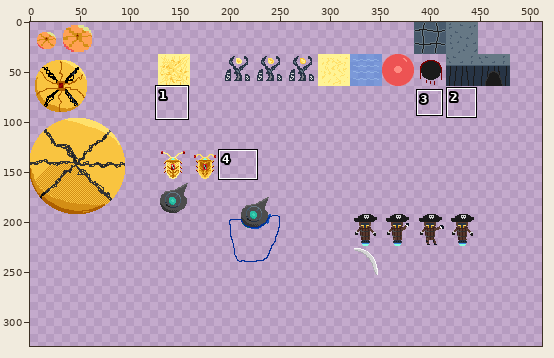
Edited in one commit: sprite sheet (sprites/WaveStrong.png). The first picture is a wide view before the edit; the outline marks the close-up.
Close-up. Old version:
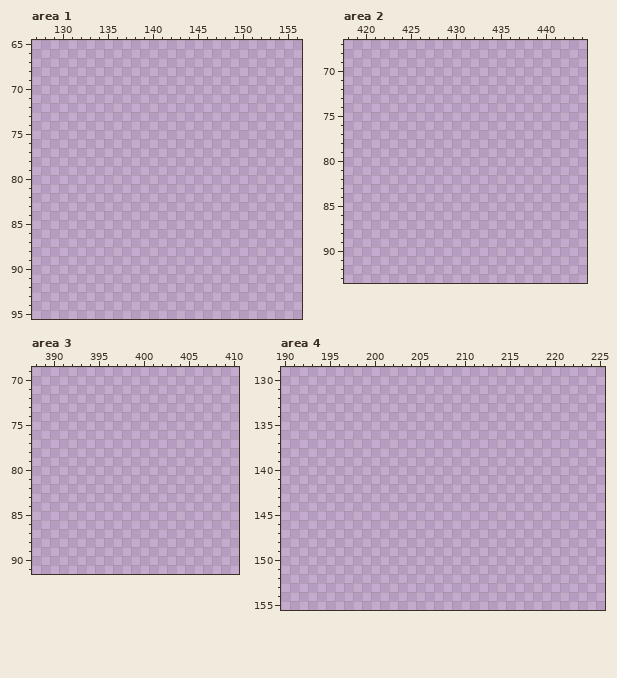
The file is 512x512 pixels. Colours within 5 levels of each other are drawn and written as one. Shown: area 1: x 127..156, y 65..95; area 2: x 418..444, y 67..93; area 3: x 388..410, y 69..91; area 4: x 190..225, y 129..155. The wide view leaves out empty margins. The commit also changed other parts of the picture, which this record leaves out.
Palette (. is transparent): 
And afterwards:
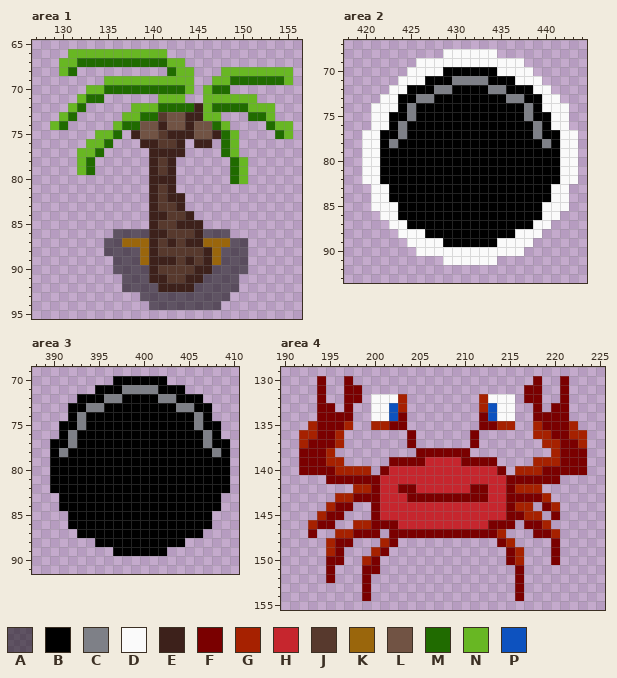
Colours new in this view: A #00000083  B #000000  C #7e8087  D #fafafa  E #3d211b  F #7a0000  G #a62100  H #c6262e  J #57392d  K #9a660c  L #715344  M #206b00  N #68b723  P #0d52bf
Diff:
Changed rows in their new state; - is an unchanged pixel.
Area 1:
first column x 129:
66 --NNNNNNNNNNN--------------
67 -NNMMMMMMMMMMNN------------
68 -NM----------MNN---NNNNNNNN
69 ------NNNNNNNNNN--NNMMMMMMN
70 ----NNMMMMMMMMMN-NMM-------
71 ---NMM------NNN--NNNNNN----
72 --NM-----NNNMMMMENMMMMNNN--
73 -NM-----NNMMJLLEENN---MMN--
74 NM-----NMMLLELLELLMN----MNN
75 -----NNM-ELLJEEELLEMN----MN
76 ----NNM---EEJJE-EE-MN------
77 ---NNM-----EEEE----MN------
78 ---NM------EJE------MN-----
79 ---NM------EJE------MN-----
80 -----------EEE------MN-----
81 -----------EJE-------------
82 -----------EJEE------------
83 -----------EJJE------------
84 -----------EEJJE-----------
85 -----------EJJEEE----------
86 -------AAAAEEJJJEAAA-------
87 ------AAKKKEJEJEEKKKAA-----
88 ------AAAAKEJJJJJEKAAA-----
89 -------AAAKEEEJEJEKAAA-----
90 -------AAAAEJJJJEEAAAA-----
91 --------AAAEEJJEEAAAA------
92 --------AAAAEEEEAAAAA------
93 ----------AAAAAAAAAA-------
94 -----------AAAAAAAA--------
Area 2:
first column x 420:
68 ---------DDDDDD---------
69 ------DDDDDDDDDDDD------
70 -----DDDDBBBBBBDDDD-----
71 ----DDDBBBCCCCBBBDDD----
72 ---DDBBBCCBBBBCCBBBDD---
73 --DDBBCCBBBBBBBBCCBBDD--
74 -DDDBCBBBBBBBBBBBBCBDDD-
75 -DDBBCBBBBBBBBBBBBCBBDD-
76 -DDBCBBBBBBBBBBBBBBCBDD-
77 DDBBCBBBBBBBBBBBBBBCBBDD
78 DDBCBBBBBBBBBBBBBBBBCBDD
79 DDBBBBBBBBBBBBBBBBBBBBDD
80 DDBBBBBBBBBBBBBBBBBBBBDD
81 DDBBBBBBBBBBBBBBBBBBBBDD
82 DDBBBBBBBBBBBBBBBBBBBBDD
83 -DDBBBBBBBBBBBBBBBBBBDD-
84 -DDBBBBBBBBBBBBBBBBBBDD-
85 -DDDBBBBBBBBBBBBBBBBDDD-
86 --DDBBBBBBBBBBBBBBBBDD--
87 ---DDBBBBBBBBBBBBBBDD---
88 ----DDDBBBBBBBBBBDDD----
89 -----DDDDBBBBBBDDDD-----
90 ------DDDDDDDDDDDD------
91 ---------DDDDDD---------
Area 3:
first column x 390:
70 -------BBBBBB-------
71 -----BBBCCCCBBB-----
72 ---BBBCCBBBBCCBBB---
73 --BBCCBBBBBBBBCCBB--
74 --BCBBBBBBBBBBBBCB--
75 -BBCBBBBBBBBBBBBCBB-
76 -BCBBBBBBBBBBBBBBCB-
77 BBCBBBBBBBBBBBBBBCBB
78 BCBBBBBBBBBBBBBBBBCB
79 BBBBBBBBBBBBBBBBBBBB
80 BBBBBBBBBBBBBBBBBBBB
81 BBBBBBBBBBBBBBBBBBBB
82 BBBBBBBBBBBBBBBBBBBB
83 -BBBBBBBBBBBBBBBBBB-
84 -BBBBBBBBBBBBBBBBBB-
85 --BBBBBBBBBBBBBBBB--
86 --BBBBBBBBBBBBBBBB--
87 ---BBBBBBBBBBBBBB---
88 -----BBBBBBBBBB-----
89 -------BBBBBB-------
Area 4:
first column x 192:
130 --F--F--------------------F--F--
131 --F--FF------------------FF--F--
132 --F--FF-DDDG--------GDDD-FF--F--
133 --FF-F--DDPG--------GPDD--F-FF--
134 --FFFF--DDPF--------FPDD--FFFF--
135 -GFFFG--GGFF--------FFGG--GFFFG-
136 GGFFG-------F------F------GGFFGG
137 GFFFG-------F------F-------GGFFG
138 FFFG---------FFFFFF---------GFFF
139 FFFGG-----FFFFHHHHFFFF----GGGFFF
140 FFFFGGGG-FHHHHHHHHHHHHF-GGGFFFFF
141 ---FFFFFFHHHHHHHHHHHHHHFFFFFF---
142 ------GGFHHFFHHHHHHFFHHFGGG-----
143 ----GGFFFHHHFFFFFFFFFHHFFFFG----
144 ---GFF--FHHHHHHHHHHHHHHFGG-FG---
145 --GFF---FHHHHHHHHHHHHHHFFGG-F---
146 -GFF--GGFFFHHHHHHHHHHFFF-FFG----
147 -F--GGFFF-FFFFFFFFFFFFG---FFG---
148 ---GFF---GF-----------FG----F---
149 ---GF---GF-------------FG---F---
150 ---FF--GF--------------FG---F---
151 ---F---FF---------------F-------
152 ---F---F----------------F-------
153 -------F----------------F-------
154 -------F----------------F-------
Changed places in both close-ups, as pixel boxes (x1, y1, x2, y2):
added: (50, 49, 293, 310)
added: (362, 49, 578, 265)
added: (50, 376, 230, 556)
added: (299, 376, 587, 601)
